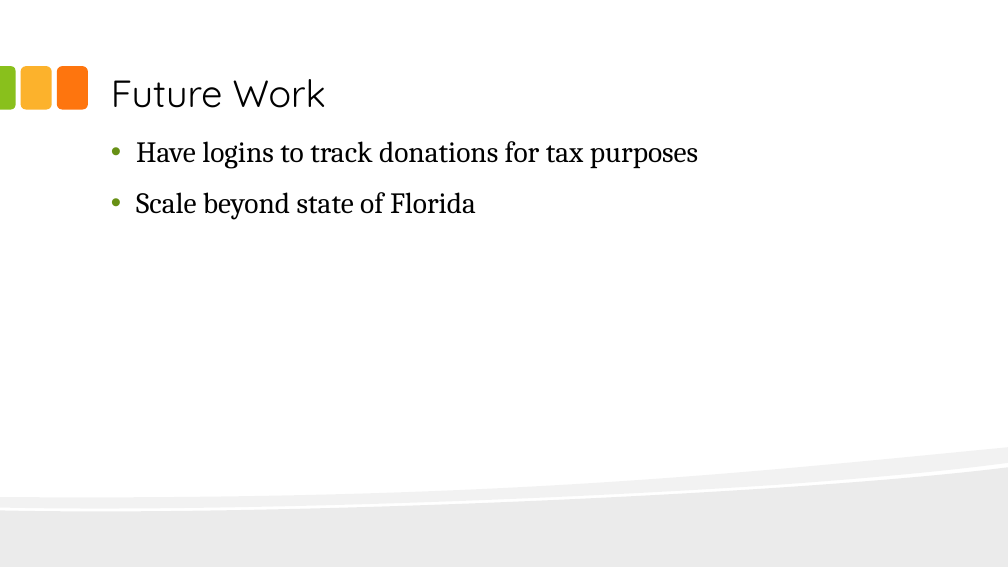
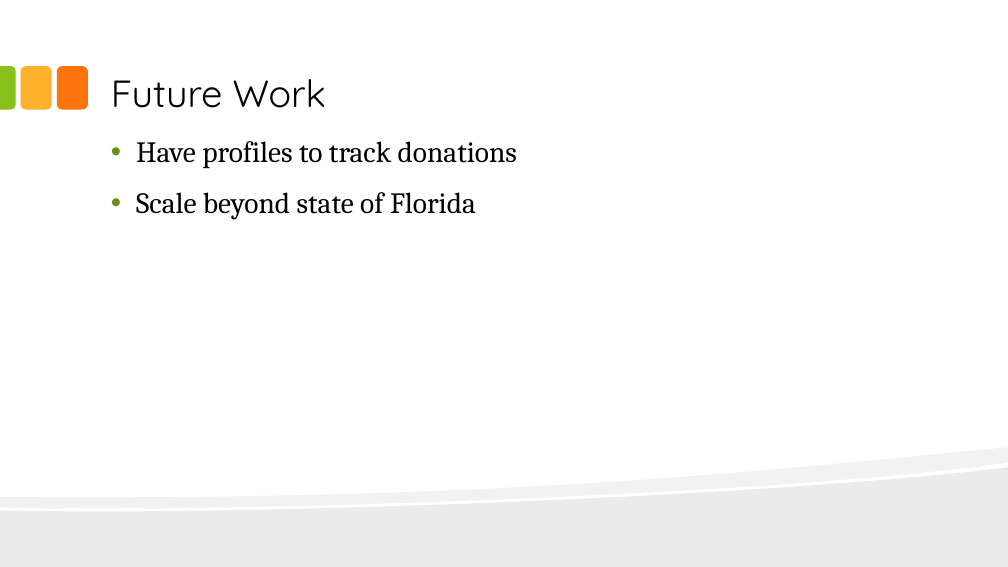
Before and after one commit to quintenrivers/Nutrition.ly, a slide deck: slide 23 of presentation/demo.pptx (slide 18 before the commit). Drawn at 1008x567 pixels with LibreOffice and Linux fonts; fonts in the diff are those of the drawing. Boxes give left, top, right and bottom in pixels: in the first picture for what was removed or moved away, otherwise in the second. Text is boxed around its words. In the diff, an @@ line names an element or a change of style, - is before the commit and + after.

```diff
--- a/presentation/demo.pptx
+++ b/presentation/demo.pptx
@@ text at (136, 141, 517, 169): text changed @@
-• Have logins to track donations for tax purposes
+• Have profiles to track donations
```
Also in this commit, not shown: 1 other slide changed, 5 slides added, 3 other files.
